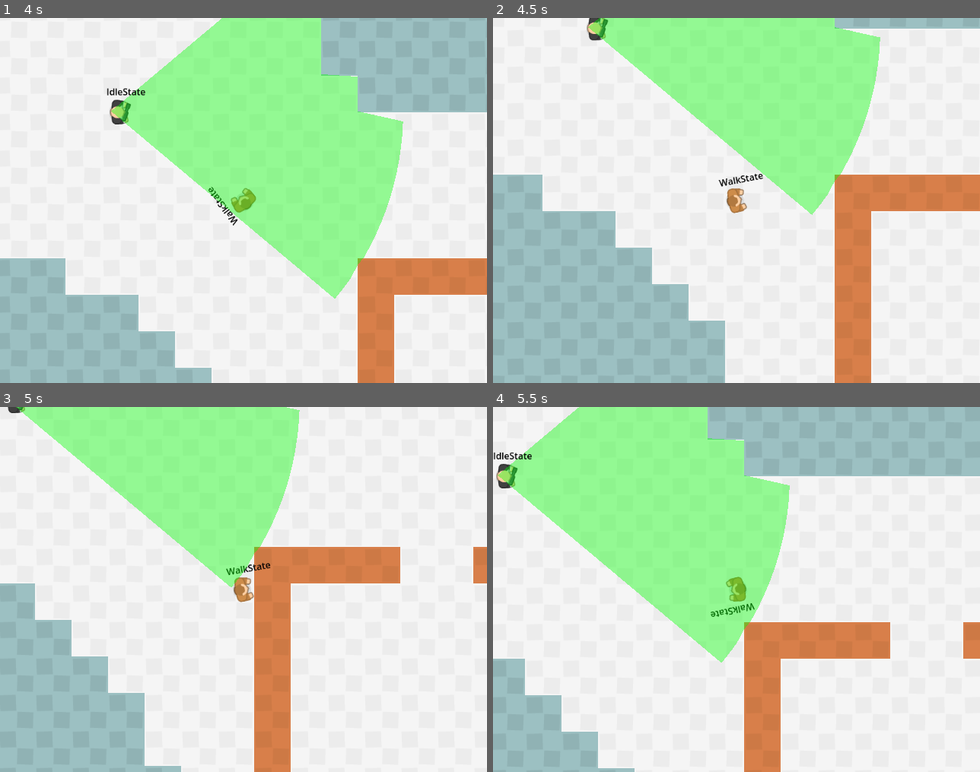
Above: before the commit, frames 1-4 (two rows, left to right).
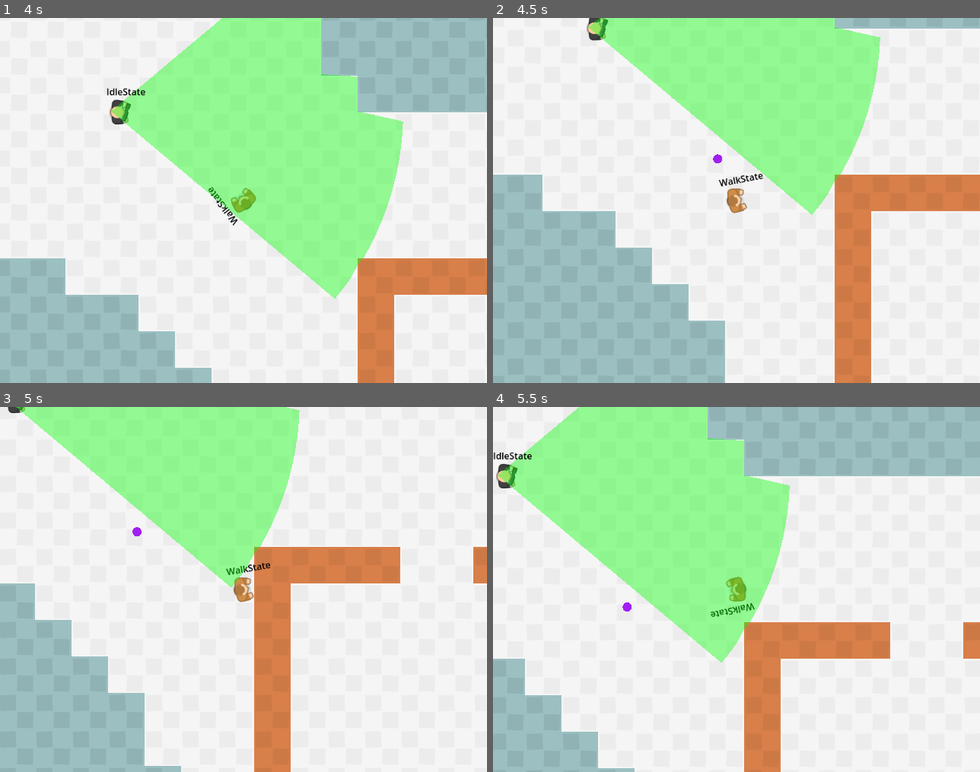
Above: after the commit, the same moments.

Repository: ChewieCB/LD52-Godot4
Game: Godot game, scene res://src/levels/test/TestLevel.tscn
Two runs of this game, one before a commit and one after it. Both use one fixed random seed, a clock stepped at 60 frames per second and the inputs below.
Inputs (mouse positions are in pixels of both pictures, inside the frame that each line leads up to):
- Up to frame 1 (4 s): tap Enter at 0.5 s; move the mouse to (219, 273) at 0.52 s; hold W (move_up) 0.53-2.03 s; move the mouse to (389, 255) at 1.27 s; move the mouse to (97, 145) at 2.02 s; hold A (move_left) 2.03-3.53 s; move the mouse to (267, 200) at 2.77 s; move the mouse to (170, 109) at 3.52 s; hold S (move_down) from 3.53 s (still down)
- Up to frame 2 (4.5 s): move the mouse to (843, 182) at 4.27 s; release S (move_down) at 4.28 s; hold D (move_right) from 4.28 s (still down)
- Up to frame 3 (5 s): keep holding D (move_right)
- Up to frame 4 (5.5 s): move the mouse to (639, 607) at 5.02 s; release D (move_right) at 5.03 s; hold W (move_up) from 5.03 s (still down)

Frame 1 is identical in both runs. In frame 2, less than 0.1% of the frame differs, in the area x 45-48%, y 37-40%; in frame 3, less than 0.1%, in the area x 27-30%, y 32-36%; in frame 4, less than 0.1%.
Error before the commit: Invalid call. Nonexistent function 'set_target_location' in base 'NavigationAgent2D'. (res://src/characters/enemies/base_enemy.gd:43)
Error after the commit: Invalid call. Nonexistent function 'set_target_location' in base 'NavigationAgent2D'. (res://src/characters/enemies/base_enemy.gd:51)

Commit message:
Improved pathing during enemy search behaviour

Diff:
--- a/src/characters/enemies/BaseEnemy.tscn
+++ b/src/characters/enemies/BaseEnemy.tscn
@@ -117,3 +117,4 @@
 text = "STATE"
 
 [connection signal="timeout" from="StateManager/AttackState/AttackDelayTimer" to="StateManager/AttackState" method="_on_attack_delay_timer_timeout"]
+[connection signal="body_exited" from="ViewCone" to="." method="_on_view_cone_body_exited"]
--- a/src/characters/enemies/base_enemy.gd
+++ b/src/characters/enemies/base_enemy.gd
@@ -13,6 +13,8 @@
 var next_location: Vector2
 var can_chase: bool = false
 
+var last_seen_player: Vector2
+
 
 func _ready() -> void:
 	super._ready()
@@ -20,6 +22,12 @@
 		target = target_node.global_position
 	if target:
 		_agent.set_target_location(target)
+		last_seen_player = target
+
+
+func _draw() -> void:
+	if last_seen_player:
+		draw_circle(to_local(last_seen_player), 8.0, Color.PURPLE)
 
 
 func _process(_delta: float) -> void:
@@ -45,13 +53,6 @@
 	states.physics_process(delta)
 
 
-#func _on_view_cone_body_entered(body):
-#	if body is Player:
-#		target_node = body
-#		states.change_state($StateManager/MoveState/ChaseState)
-#
-#
-#
-#func _on_view_cone_body_exited(body):
-#	if body is Player:
-#		states.change_state($StateManager/MoveState/ReturnState)
+func _on_view_cone_body_exited(body):
+	if body is Player:
+		last_seen_player = body.global_position
--- a/src/characters/enemies/states/chase_state.gd
+++ b/src/characters/enemies/states/chase_state.gd
@@ -11,7 +11,7 @@
 
 func physics_process(delta: float) -> BaseState:
 	if not actor.viewcone.overlaps_body(actor.player):
-		return return_state
+		return search_state
 
 	if actor.distance_to_target < 60:
 		return attack_state
--- a/src/characters/enemies/states/search_state.gd
+++ b/src/characters/enemies/states/search_state.gd
@@ -1,18 +1,42 @@
 extends AIMoveState
-
-@export var friction: float = 250
 
 
 func enter() -> void:
-	super.enter()
+	var map = NavigationServer2D.agent_get_map(actor._agent)
+	actor.target = actor.last_seen_player
+	if not actor._agent.is_target_reachable():
+		var closest_point = NavigationServer2D.map_get_closest_point(map, actor.last_seen_player)
+		actor.target = closest_point
 
 
-func input(event: InputEvent) -> BaseState:
+func physics_process(delta: float) -> BaseState:
+	if actor.viewcone.overlaps_body(actor.player):
+		actor.target_node = actor.player
+		return chase_state
+
+	if actor._agent.is_navigation_finished():
+		return await search()
+
+	var direction := actor.global_position.direction_to(actor.next_location)
+	actor.global_rotation = direction.angle()
+	var desired_velocity := direction * 400.0
+	var steering := (desired_velocity - actor.velocity) * delta * 4.0
+	apply_acceleration(steering)
+	apply_movement()
+
 	return null
 
 
-func physics_process(delta: float) -> BaseState:
-	apply_friction(friction)
-	apply_movement()
+func search() -> AIMoveState:
+#	var original_rotation = actor.global_rotation
+#	# Rotate 45 deg left
+#	actor.global_rotation = original_rotation - deg_to_rad(90)
+#	await get_tree().create_timer(2.0).timeout
+#	# Rotate back to center
+#	actor.global_rotation = original_rotation
+#	await get_tree().create_timer(2.0).timeout
+#	# Rotate 45 deg right
+#	actor.global_rotation = original_rotation + deg_to_rad(90)
+	await get_tree().create_timer(2.0).timeout
 
-	return null
+	return return_state
--- a/src/utils/state_machine/state_manager.gd
+++ b/src/utils/state_machine/state_manager.gd
@@ -33,7 +33,7 @@
 # Pass through functions for the Player to call,
 # handling state changes as needed
 func physics_process(delta: float) -> void:
-	var new_state = current_state.physics_process(delta)
+	var new_state = await current_state.physics_process(delta)
 	if new_state:
 		print(actor.name, new_state.name)
 		change_state(new_state)
